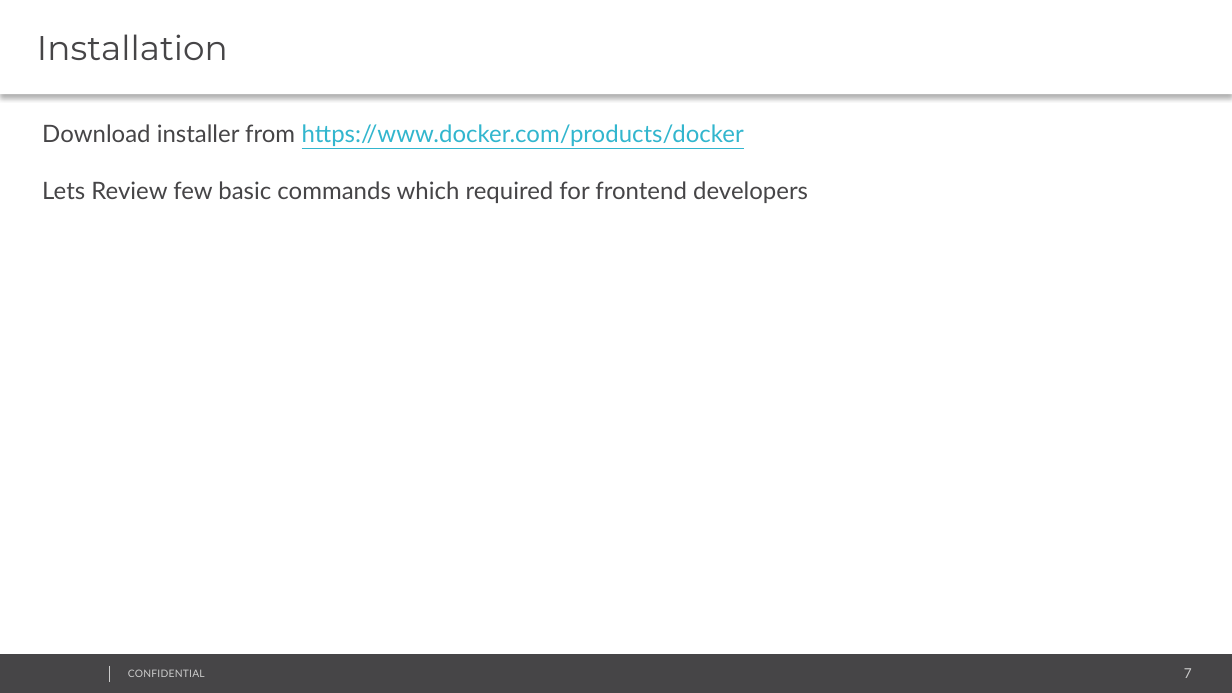
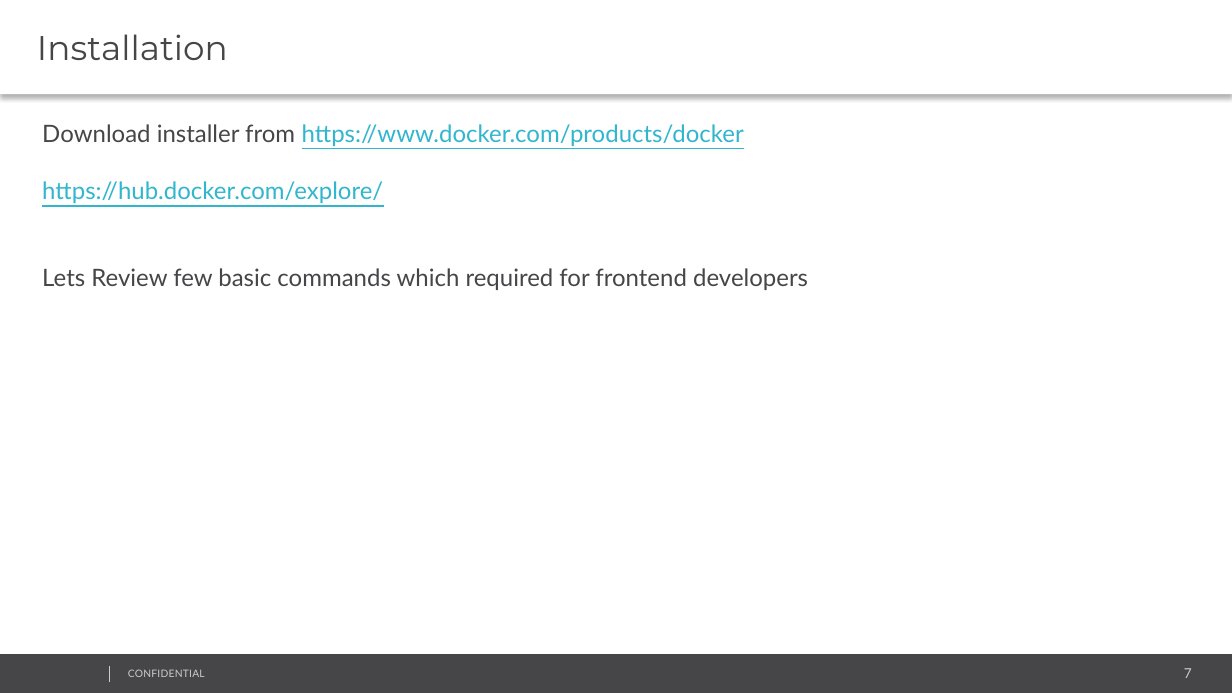
Before and after one commit to AlejandroDelRioAlbrechet/docker-epam, a slide deck: slide 7 of Docker for Frontend Devs.pptx. Drawn at 1232x693 pixels with LibreOffice and Linux fonts; fonts in the diff are those of the drawing; background and template pictures are left out. Boxes give left, top, right and bottom in pixels: in the first picture for what was removed or moved away, otherwise in the second. Text is boxed around its words. In the diff, an @@ line names an element or a change of style, - is before the commit and + after.

```diff
--- a/Docker for Frontend Devs.pptx
+++ b/Docker for Frontend Devs.pptx
@@ text at [42, 181, 383, 203]: paragraph added @@
+https://hub.docker.com/explore/
```
Also in this commit, not shown: 2 other slides changed.
